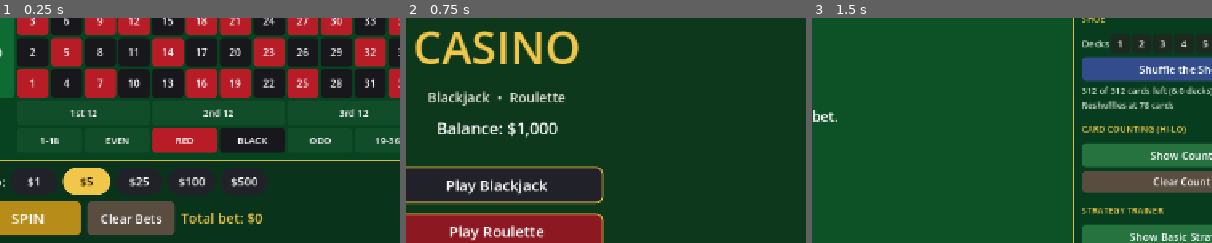
Above: before the commit, frames 1-3 (left to right).
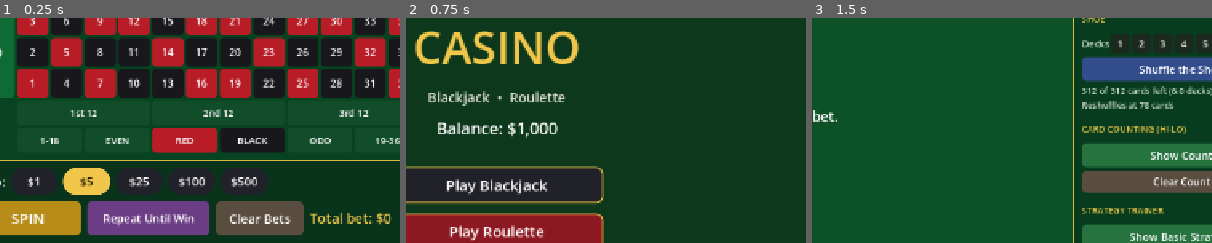
Above: after the commit, the same moments.

Repository: fu-systems/Casino
Game: Godot game, scene res://scenes/roulette.tscn
Same seed, same stepped clock (60 frames per second), same inputs: the game is played once before the commit and once after it. This scene is started directly instead of the project's main scene.
Inputs:
- Up to frame 1 (0.25 s): no input
- Up to frame 2 (0.75 s): click "< Back" at 0.5 s
- Up to frame 3 (1.5 s): click "Play Blackjack" at 1.25 s
The pictures show only the part of the screen within x 39-89%, y 14-64%; the shares and areas given below are measured in that part.

The runs differ from the first frame. In frame 1, 8.4% of the frame differs, in the area x 22-98%, y 81-97%; in frame 2, nothing differs; in frame 3, nothing differs.

Commit message:
Add repeat-until-win to roulette
One button re-stakes whatever is on the board and keeps spinning at about
five times normal speed until a spin turns a profit. A win means the spin
paid back more than it cost, so a partial hit that still loses money on the
round doesn't end the run.

The same button reads Stop Repeating while a run is going, and a run also
ends on its own when the bank can't cover the next re-stake or after a
250-spin safety limit, which the closing message names so a stopped run
never looks like a finished one. Because winning the last spin doesn't mean
the run made money, that message reports the net over the whole run rather
than just the final spin.

The wheel spin is now a helper taking a duration, so the normal and fast
spins share one implementation, and resolving a spin returns its net
instead of owning the control state.

Verified headless against Godot 4.5.1: a red-only run always ends on red,
an all-in stake runs exactly one spin, re-staking is atomic and leaves the
balance untouched when short, the board is refused mid-run, controls lock
and unlock around a run, and covering all 37 numbers — a guaranteed
one-unit loss per spin — stops at the cap down exactly $250.

Co-Authored-By: Claude <noreply@anthropic.com>
Claude-Session: https://claude.ai/code/session_0124MmiStuKvS4o8Mr4FMMN6

Diff:
--- a/scripts/roulette.gd
+++ b/scripts/roulette.gd
@@ -4,6 +4,18 @@
 
 const CHIP_VALUES := [1, 5, 25, 100, 500]
 const CELL := Vector2(50, 46)
+
+const SPIN_TIME := 4.2
+const SPIN_TURNS := 5.0
+## Repeat mode spins much faster, so a long losing streak doesn't take all
+## night to play out.
+const REPEAT_SPIN_TIME := 0.8
+const REPEAT_SPIN_TURNS := 2.0
+## A beat between spins so the result stays readable.
+const REPEAT_PAUSE := 0.3
+## Safety valve: a cold streak on a small bet could otherwise run for
+## thousands of spins unattended.
+const MAX_REPEAT_SPINS := 250
 
 const COLOR_BG := Color(0.04, 0.2, 0.11)
 const COLOR_GOLD := Color(0.94, 0.78, 0.29)
@@ -20,6 +32,12 @@
 var bets := {}
 var history: Array = []
 
+## Repeat-until-win state. `repeat_template` is the layout (key -> amount)
+## re-staked before every spin of a run.
+var repeat_mode := false
+var repeat_stop := false
+var repeat_template := {}
+
 var wheel: RouletteWheel
 var balance_label: Label
 var total_bet_label: Label
@@ -28,6 +46,7 @@
 var history_box: HBoxContainer
 var back_button: Button
 var spin_button: Button
+var repeat_button: Button
 var clear_button: Button
 
 
@@ -205,6 +224,14 @@
 	spin_button.pressed.connect(_on_spin_pressed)
 	action_row.add_child(spin_button)
 
+	repeat_button = Button.new()
+	repeat_button.text = "Repeat Until Win"
+	repeat_button.custom_minimum_size = Vector2(196, 54)
+	repeat_button.focus_mode = Control.FOCUS_NONE
+	_style_button(repeat_button, Color(0.42, 0.24, 0.52), 18, 10, 10)
+	repeat_button.pressed.connect(_on_repeat_pressed)
+	action_row.add_child(repeat_button)
+
 	clear_button = Button.new()
 	clear_button.text = "Clear Bets"
 	clear_button.custom_minimum_size = Vector2(140, 54)
@@ -354,6 +381,9 @@
 # --- Betting -----------------------------------------------------------------
 
 func _on_bet_button_pressed(key: String) -> void:
+	if repeat_mode:
+		_set_message("Repeat is running — press Stop Repeating to change the bet.", COLOR_GOLD)
+		return
 	if spinning:
 		return
 	if not Bank.withdraw(selected_chip):
@@ -366,7 +396,7 @@
 
 
 func _on_clear_pressed() -> void:
-	if spinning:
+	if _busy():
 		return
 	var refund := 0
 	for key in bets:
@@ -422,18 +452,38 @@
 
 # --- Spinning ----------------------------------------------------------------
 
+func _busy() -> bool:
+	return spinning or repeat_mode
+
+
+## Locks the controls a spin shouldn't be interrupted by. The repeat button
+## stays live during a run so it can be stopped.
+func _lock_controls(locked: bool) -> void:
+	spin_button.disabled = locked
+	clear_button.disabled = locked
+	back_button.disabled = locked
+	repeat_button.disabled = locked and not repeat_mode
+
+
 func _on_spin_pressed() -> void:
-	if spinning:
+	if _busy():
 		return
 	if _total_bet() == 0:
 		_set_message("Place a bet before spinning.", COLOR_GOLD)
 		return
 	spinning = true
-	spin_button.disabled = true
-	clear_button.disabled = true
-	back_button.disabled = true
+	_lock_controls(true)
 	_set_message("No more bets…", Color.WHITE)
 
+	var number := await _spin_wheel(SPIN_TIME, SPIN_TURNS)
+	_resolve_spin(number)
+
+	spinning = false
+	_lock_controls(false)
+
+
+## Spins the wheel to a random pocket and returns the winning number.
+func _spin_wheel(duration: float, turns: float) -> int:
 	wheel.result_index = -1
 	wheel.queue_redraw()
 
@@ -444,18 +494,101 @@
 	wheel.rotation = current
 	# The pocket lands under the top pointer when rotation == -pocket * step.
 	var target := fposmod(-pocket * step, TAU)
-	var travel := fposmod(target - current, TAU) + TAU * 5.0
+	var travel := fposmod(target - current, TAU) + TAU * turns
 	var tween := create_tween()
-	tween.tween_property(wheel, "rotation", current + travel, 4.2) \
+	tween.tween_property(wheel, "rotation", current + travel, duration) \
 		.set_trans(Tween.TRANS_QUART).set_ease(Tween.EASE_OUT)
 	await tween.finished
 
 	wheel.result_index = pocket
 	wheel.queue_redraw()
-	_resolve_spin(number)
-
-
-func _resolve_spin(number: int) -> void:
+	return number
+
+
+## Re-stakes the saved layout for another spin. Returns false when the bank
+## can't cover it, leaving the balance untouched.
+func _replace_bets() -> bool:
+	var needed := 0
+	for key in repeat_template:
+		needed += int(repeat_template[key])
+	if needed <= 0 or not Bank.withdraw(needed):
+		return false
+	for key in repeat_template:
+		bets[key].amount = int(repeat_template[key])
+		_update_chip_badge(key)
+	_update_totals()
+	return true
+
+
+## Re-stakes and re-spins the same bet until it turns a profit on a single
+## spin, the bank runs dry, or the player stops it.
+func _on_repeat_pressed() -> void:
+	if repeat_mode:
+		repeat_stop = true
+		repeat_button.text = "Stopping…"
+		return
+	if spinning:
+		return
+	if _total_bet() == 0:
+		_set_message("Place the bet you want repeated first.", COLOR_GOLD)
+		return
+
+	repeat_template.clear()
+	for key in bets:
+		var amount: int = bets[key].amount
+		if amount > 0:
+			repeat_template[key] = amount
+
+	repeat_mode = true
+	repeat_stop = false
+	repeat_button.text = "Stop Repeating"
+	_lock_controls(true)
+
+	var spins := 0
+	var run_net := 0
+	while true:
+		spins += 1
+		_set_message("Repeat spin %d — no more bets…" % spins, Color.WHITE)
+		var number := await _spin_wheel(REPEAT_SPIN_TIME, REPEAT_SPIN_TURNS)
+		var net := _resolve_spin(number)
+		run_net += net
+
+		if net > 0:
+			_set_message("%d %s pays $%s — won on spin %d.%s" % [
+				number, _number_color_name(number), Bank.fmt(net), spins,
+				_run_summary(run_net)], COLOR_WIN)
+			break
+		if repeat_stop:
+			_set_message("Stopped after %d spins.%s" % [spins, _run_summary(run_net)], COLOR_GOLD)
+			break
+		if spins >= MAX_REPEAT_SPINS:
+			_set_message("Paused after %d spins with no win — press Repeat Until Win to carry on.%s" % [
+				spins, _run_summary(run_net)], COLOR_GOLD)
+			break
+		if not _replace_bets():
+			_set_message("Not enough left to repeat that bet — stopped after %d spins.%s" % [
+				spins, _run_summary(run_net)], COLOR_LOSE)
+			break
+		await get_tree().create_timer(REPEAT_PAUSE).timeout
+
+	repeat_mode = false
+	repeat_stop = false
+	repeat_button.text = "Repeat Until Win"
+	_lock_controls(false)
+
+
+## Winning the last spin doesn't mean the run made money, so say where it
+## actually ended up.
+func _run_summary(run_net: int) -> String:
+	if run_net > 0:
+		return " Up $%s over the run." % Bank.fmt(run_net)
+	if run_net < 0:
+		return " Down $%s over the run." % Bank.fmt(-run_net)
+	return " Break-even over the run."
+
+
+## Pays out the winning bets, clears the board, and returns the spin's net.
+func _resolve_spin(number: int) -> int:
 	var staked := _total_bet()
 	var returned := 0
 	for key in bets:
@@ -481,11 +614,7 @@
 		bets[key].amount = 0
 		_update_chip_badge(key)
 	_update_totals()
-
-	spinning = false
-	spin_button.disabled = false
-	clear_button.disabled = false
-	back_button.disabled = false
+	return net
 
 
 func _add_history(number: int) -> void:
@@ -538,7 +667,7 @@
 
 
 func _on_back_pressed() -> void:
-	if spinning:
+	if _busy():
 		return
 	# Refund anything still on the table before leaving.
 	var refund := 0
Not shown, changed: README.md
